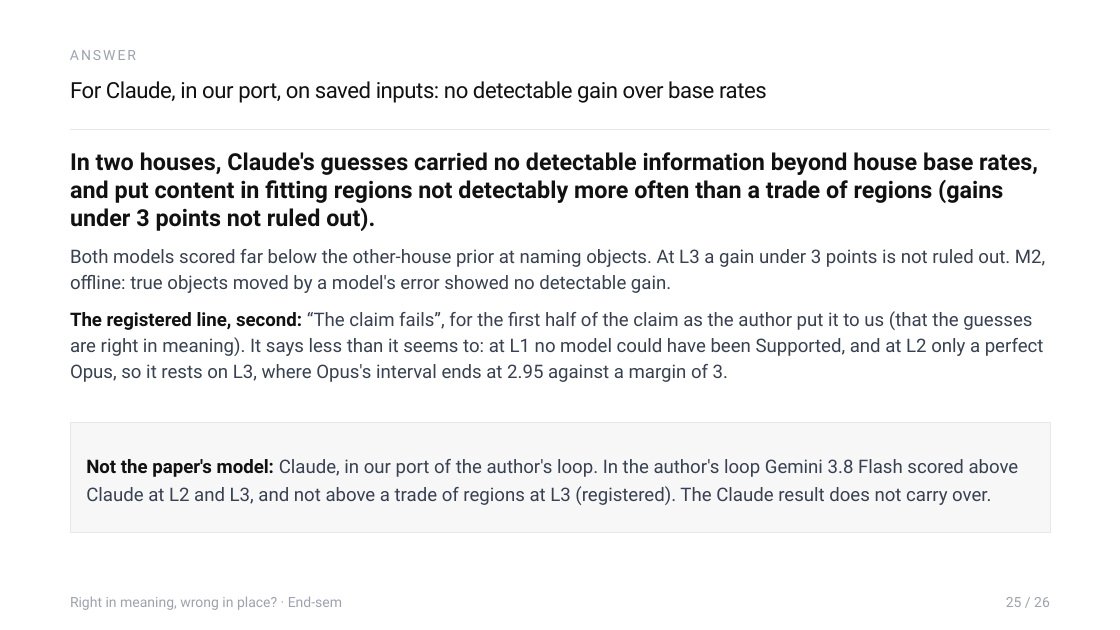
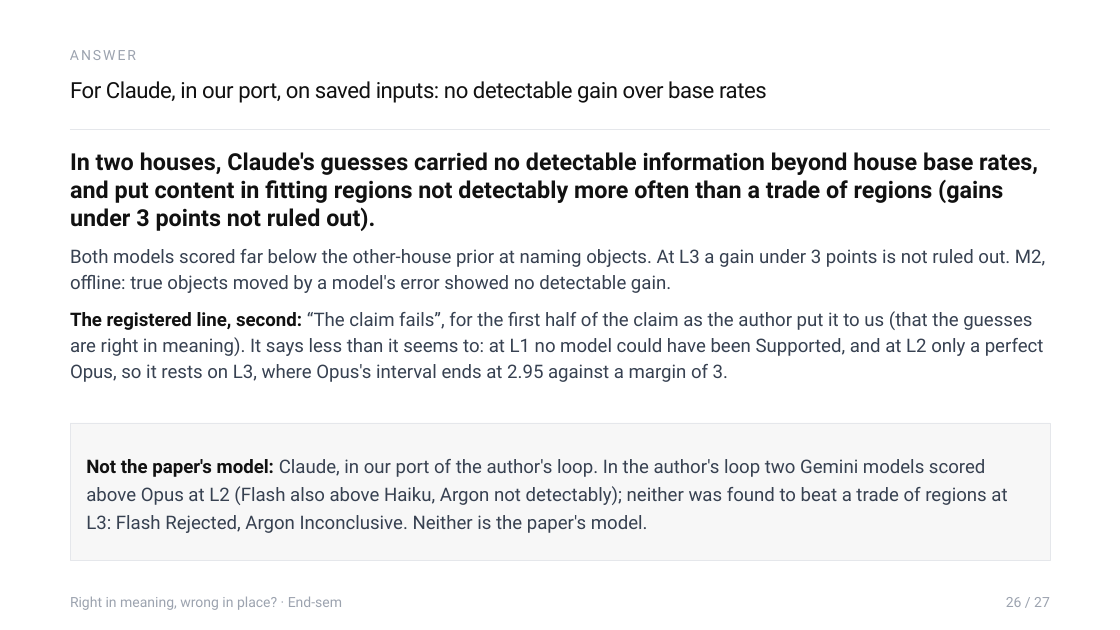
Before and after one commit to Sher110106/validity-aware-active-semantic-exploration, a slide deck: slide 26 of docs/endsem_2026-11/ASP_Endsem.pptx (slide 25 before the commit). Drawn at 1120x630 pixels with LibreOffice and Linux fonts; fonts in the diff are those of the drawing. Boxes give left, top, right and bottom in pixels: in the first picture for what was removed or moved away, otherwise in the second. Text is boxed around its words. In the diff, an @@ line names an element or a change of style, - is before the commit and + after.

```diff
--- a/docs/endsem_2026-11/ASP_Endsem.pptx
+++ b/docs/endsem_2026-11/ASP_Endsem.pptx
@@ rectangle "Not the paper's model: Claude, ...": place and size @@
-rectangle "Not the paper's model: Claude, ..." at <box>70,423,1050,533</box>
+rectangle "Not the paper's model: Claude, ..." at <box>70,423,1050,560</box>
@@ text in rectangle at <box>86,459,1007,533</box>: text changed @@
-Not the paper's model: Claude, in our port of the author's loop. In the author's loop Gemini 3.8 Flash scored above Claude at L2 and L3, and not above a trade of regions at L3 (registered). The Claude result does not carry over.
+Not the paper's model: Claude, in our port of the author's loop. In the author's loop two Gemini models scored above Opus at L2 (Flash also above Haiku, Argon not detectably); neither was found to beat a trade of regions at L3: Flash Rejected, Argon Inconclusive. Neither is the paper's model.
@@ text at <box>1006,597,1050,607</box>: text changed @@
-25 / 26
+26 / 27
```
Also in this commit, not shown: 26 other slides changed, 1 slide added, 8 other files.
